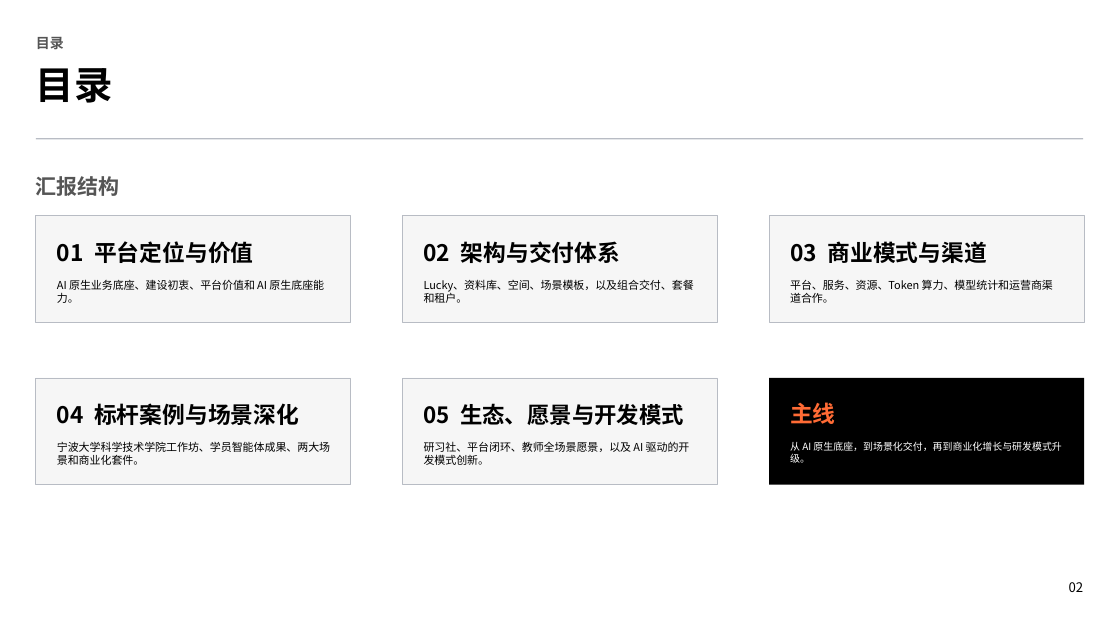
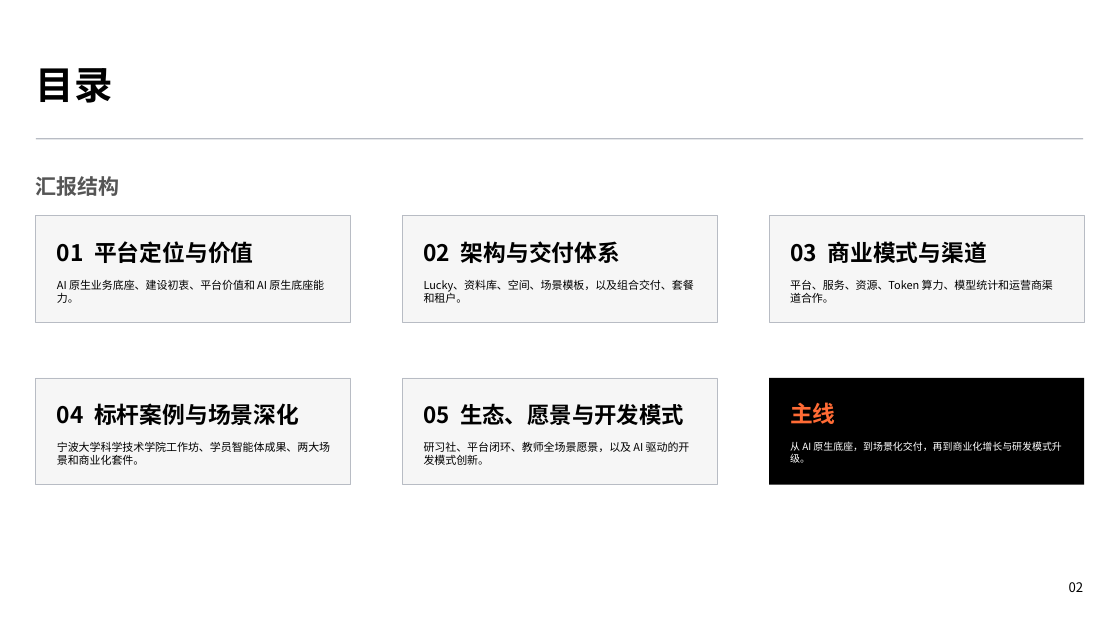
Before and after one commit to myniuniu/guoren-v2, a slide deck: slide 2 of outputs/guoren-platform-architecture.pptx. Drawn at 1120x630 pixels with LibreOffice and Linux fonts; fonts in the diff are those of the drawing. Boxes give left, top, right and bottom in pixels: in the first picture for what was removed or moved away, otherwise in the second. Text is boxed around its words. In the diff, an @@ line names an element or a change of style, - is before the commit and + after.

```diff
--- a/outputs/guoren-platform-architecture.pptx
+++ b/outputs/guoren-platform-architecture.pptx
@@ text removed at box(36, 37, 64, 49) @@
-目录
```
Also in this commit, not shown: 10 other files.
